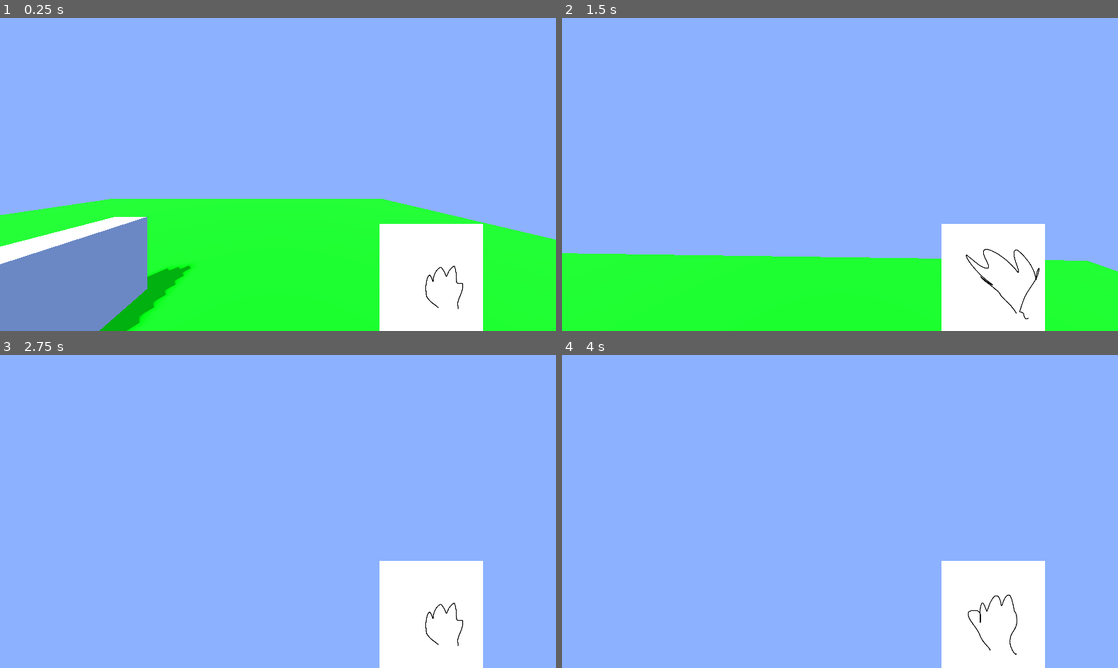
Above: before the commit, frames 1-4 (two rows, left to right).
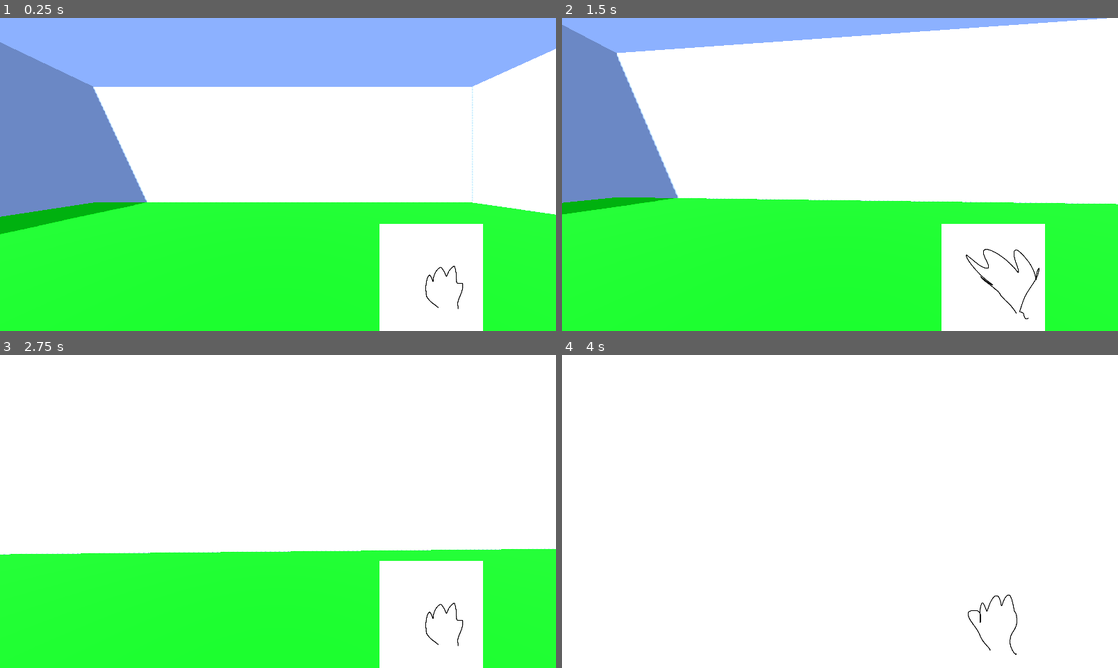
Above: after the commit, the same moments.

Repository: Agent-Maxwell/LudumDare56
Game: Godot game, scene res://world.tscn
Same seed, same stepped clock (60 frames per second), same inputs: the game is played once before the commit and once after it.
Inputs (mouse positions are in pixels of both pictures, inside the frame that each line leads up to):
- Up to frame 1 (0.25 s): no input
- Up to frame 2 (1.5 s): move the mouse to (867, 174) at 0.52 s; hold W (move_forwards) from 0.53 s (still down); click (867, 174) at 0.6 s; tap Space (jump) at 0.77 s; move the mouse to (812, 174) at 1.27 s; click (812, 174) at 1.35 s
- Up to frame 3 (2.75 s): keep holding W (move_forwards); tap Space (jump) at 1.52 s; move the mouse to (289, 505) at 2.02 s; click (289, 505) at 2.1 s
- Up to frame 4 (4 s): keep holding W (move_forwards); move the mouse to (834, 517) at 2.77 s; click (834, 517) at 2.85 s; tap Space (jump) at 3.02, 3.77 s; move the mouse to (878, 514) at 3.52 s; click (878, 514) at 3.6 s

The runs differ from the first frame. In frame 1, 51% of the frame differs, in the area x 0-100%, y 7-100%; in frame 2, 69%; in frame 3, 94%; in frame 4, 94%, in the area x 0-100%, y 0-100%.

Commit message:
cat update
player looking around changed, cat implemented

Diff:
--- /dev/null
+++ b/cat.gd
@@ -0,0 +1,19 @@
+extends RigidBody3D
+
+
+# Called when the node enters the scene tree for the first time.
+func _ready():
+	pass # Replace with function body.
+
+
+# Called every frame. 'delta' is the elapsed time since the previous frame.
+func _process(delta):
+	pass
+
+# player be like "what am i holding now"
+func type():
+	return "cat"
+
+# player be like "ok thx ur done"
+func grabbed():
+	queue_free()
--- /dev/null
+++ b/cat.tscn
@@ -0,0 +1,19 @@
+[gd_scene load_steps=4 format=3 uid="uid://y4dkkkvom4u8"]
+
+[ext_resource type="Script" path="res://cat.gd" id="1_fjgkt"]
+
+[sub_resource type="SphereMesh" id="SphereMesh_sir3u"]
+
+[sub_resource type="SphereShape3D" id="SphereShape3D_0k6tk"]
+radius = 0.502801
+
+[node name="Cat" type="RigidBody3D"]
+collision_layer = 4
+collision_mask = 5
+script = ExtResource("1_fjgkt")
+
+[node name="MeshInstance3D" type="MeshInstance3D" parent="."]
+mesh = SubResource("SphereMesh_sir3u")
+
+[node name="CollisionShape3D" type="CollisionShape3D" parent="."]
+shape = SubResource("SphereShape3D_0k6tk")
--- a/player.gd
+++ b/player.gd
@@ -1,39 +1,50 @@
 extends CharacterBody3D
 
-
 @onready var grabSprite = $CanvasLayer/HandBase/AnimatedSprite2D
-@onready var rayCast = $RayCast3D
+@onready var myRayCast = $Face/RayCast3D
 @onready var grabSound = $CatGrabSound
 
-
+# mouse/movement stuff
 const SPEED = 5.0
-const MOUSE_SENS = .02
+const MOUSE_SENS = .06
 const JUMP_VELOCITY = 4.5
 
 var can_grab = true
+var holding = ""
 var failed = false
 
+var catPrefab = preload("res://cat.tscn")
+
 func _ready():
-	Input.mouse_mode = Input.MOUSE_MODE_CAPTURED
+	Input.mouse_mode = Input.MOUSE_MODE_CAPTURED # gimme dat
 	grabSprite.animation_finished.connect(grab_animation_done)
 	$CanvasLayer/FailScreen/Panel/Button.button_up.connect(restart)
 
 func _input(event):
 	if failed:
 		return
+	# left/right rotation rotates entire player, up/down only rotates its "face" node
 	if event is InputEventMouseMotion:
 		rotation_degrees.y -= event.relative.x * MOUSE_SENS
-		rotation_degrees.x -= event.relative.y * MOUSE_SENS
+		$Face.rotation_degrees.x -= event.relative.y * MOUSE_SENS
+
+		# we must clamp vertical rotation
+		if ($Face.rotation_degrees.x < -90):
+			$Face.rotation_degrees.x = -90
+		if ($Face.rotation_degrees.x > 90):
+			$Face.rotation_degrees.x = 90
 
 func _process(delta):
+
+	# exit, restart, and click inputs
 	if Input.is_action_just_pressed("exit"):
 		get_tree().quit()
 	if Input.is_action_just_pressed("restart"):
 		restart()
 	if failed:
 		return
-	if Input.is_action_just_pressed("grab"):
-		grab()
+	if Input.is_action_just_pressed("click_action"):
+		click_action()
 
 
 
@@ -48,9 +59,7 @@
 	if Input.is_action_just_pressed("jump") and is_on_floor():
 		velocity.y = JUMP_VELOCITY
 
-	# Get the input direction and handle the movement/deceleration.
-	# As good practice, you should replace UI actions with custom gameplay actions.
-
+	# wasd input -> velocity
 	var input_dir := Input.get_vector("move_left", "move_right", "move_forwards", "move_backwards")
 	var direction := (transform.basis * Vector3(input_dir.x, 0, input_dir.y)).normalized()
 	if direction:
@@ -60,24 +69,41 @@
 		velocity.x = move_toward(velocity.x, 0, SPEED)
 		velocity.z = move_toward(velocity.z, 0, SPEED)
 
+	# velocity -> actually move
 	move_and_slide()
 
 func restart():
 	get_tree().reload_current_scene()
 
+func click_action():
+	if (holding == ""): # if hand is empty, attempt a grab
+		grab()
+	elif (holding == "cat"): # if hand is full (of cat), throw the cat
+		# setup cat instance
+		var catInst = catPrefab.instantiate()
+		var spawn_position = $Face.global_transform.origin + -$Face.global_transform.basis.z * 1 # face location + (face's forward vector * some distance)
+		catInst.global_transform.origin = spawn_position
+		catInst.linear_velocity = -$Face.global_transform.basis.z * 10 # set velocity to face's forward vector * throw speed
+		add_sibling(catInst) # it appears...
+		holding = "" # my hand is empty now ???!!
+
 func grab():
-	if !can_grab:
+	if !can_grab: # if grab animation is already playing, dont initiate another
 		return
 	can_grab = false
 	grabSprite.play("grab")
 	grabSound.play()
-	#if rayCast.isColliding() and rayCast.getCollider().has_method("grabbed"):
-	#	rayCast.getCollider().grab()
+	# if line of sight with a grabbable object, run its grab function and set 'holding' to its type
+	if myRayCast.is_colliding() and myRayCast.get_collider().has_method("grabbed"):
+		holding = myRayCast.get_collider().type()
+		myRayCast.get_collider().grabbed()
 
+# when grab animation finishes, we are clear for another grab (this is connected to the animation signal in _ready)
 func grab_animation_done():
 	can_grab = true
 	grabSprite.play("idle")
 
+# you fail
 func fail():
 	failed = true
 	$CanvasLayer/FailScreen.show()
--- a/player.tscn
+++ b/player.tscn
@@ -66,18 +66,19 @@
 collision_mask = 3
 script = ExtResource("1_cqcfi")
 
+[node name="Face" type="Node3D" parent="."]
+transform = Transform3D(1, 0, 0, 0, 1, 0, 0, 0, 1, 0, 1.5, 0)
+
+[node name="RayCast3D" type="RayCast3D" parent="Face"]
+target_position = Vector3(0, 0, -1000)
+collision_mask = 4
+
+[node name="Camera3D" type="Camera3D" parent="Face"]
+fov = 100.7
+
 [node name="CollisionShape3D" type="CollisionShape3D" parent="."]
 transform = Transform3D(1, 0, 0, 0, 1, 0, 0, 0, 1, 0, 1, 0)
 shape = SubResource("CapsuleShape3D_xgkp0")
-
-[node name="RayCast3D" type="RayCast3D" parent="."]
-transform = Transform3D(1, 0, 0, 0, 1, 0, 0, 0, 1, 0, 1.5, 0)
-target_position = Vector3(0, 0, -1000)
-collision_mask = 3
-
-[node name="Camera3D" type="Camera3D" parent="."]
-transform = Transform3D(1, 0, 0, 0, 1, 0, 0, 0, 1, 0, 1.5, 0)
-fov = 100.7
 
 [node name="CanvasLayer" type="CanvasLayer" parent="."]
 
--- a/project.godot
+++ b/project.godot
@@ -53,7 +53,7 @@
 "events": [Object(InputEventKey,"resource_local_to_scene":false,"resource_name":"","device":-1,"window_id":0,"alt_press …(192 unchanged characters)…
 ]
 }
-grab={
+click_action={
 "deadzone": 0.5,
 "events": [Object(InputEventMouseButton,"resource_local_to_scene":false,"resource_name":"","device":-1,"window_id":0,"a …(253 unchanged characters)…
 ]
@@ -68,3 +68,4 @@
 
 3d_physics/layer_1="environment"
 3d_physics/layer_2="characters"
+3d_physics/layer_3="objects"
--- a/world.tscn
+++ b/world.tscn
@@ -1,6 +1,7 @@
-[gd_scene load_steps=9 format=3 uid="uid://bec1hoklibvtm"]
+[gd_scene load_steps=10 format=3 uid="uid://bec1hoklibvtm"]
 
 [ext_resource type="PackedScene" uid="uid://rmhrq5qmmkuj" path="res://player.tscn" id="1_jfpvx"]
+[ext_resource type="PackedScene" uid="uid://y4dkkkvom4u8" path="res://cat.tscn" id="2_dv0n1"]
 
 [sub_resource type="StandardMaterial3D" id="StandardMaterial3D_2lxx6"]
 albedo_color = Color(0.0352941, 1, 0.0745098, 1)
@@ -8,7 +9,7 @@
 [sub_resource type="PlaneMesh" id="PlaneMesh_wldeh"]
 
 [sub_resource type="BoxShape3D" id="BoxShape3D_pcqxp"]
-size = Vector3(2.03857, 1, 2.06995)
+size = Vector3(2.09713, 1.20752, 2.06055)
 
 [sub_resource type="StandardMaterial3D" id="StandardMaterial3D_070dd"]
 metallic = 0.44
@@ -27,14 +28,15 @@
 [node name="Environment" type="Node3D" parent="."]
 
 [node name="Ground" type="MeshInstance3D" parent="Environment"]
-transform = Transform3D(8.64794, 0, 0, 0, 0.745164, 0, 0, 0, 8.38686, 0, 0, 0)
+transform = Transform3D(63.873, 0, 0, 0, 5.502, 0, 0, 0, 61.945, 0, 0, 0)
 material_override = SubResource("StandardMaterial3D_2lxx6")
 mesh = SubResource("PlaneMesh_wldeh")
 
 [node name="StaticBody3D" type="StaticBody3D" parent="Environment/Ground"]
+collision_mask = 7
 
 [node name="CollisionShape3D" type="CollisionShape3D" parent="Environment/Ground/StaticBody3D"]
-transform = Transform3D(1, 0, 0, 0, 1, 0, 0, 0, 0.999963, 0.00903322, -0.423164, 0.00224985)
+transform = Transform3D(1, 0, 0, 0, 1, 0, 0, 0, 0.999977, 0.0178044, -0.586059, -0.0239189)
 shape = SubResource("BoxShape3D_pcqxp")
 
 [node name="Fence" type="MeshInstance3D" parent="Environment"]
@@ -47,6 +49,46 @@
 [node name="CollisionShape3D" type="CollisionShape3D" parent="Environment/Fence/StaticBody3D"]
 shape = SubResource("ConcavePolygonShape3D_aohfv")
 
+[node name="BIG fence" type="MeshInstance3D" parent="Environment"]
+transform = Transform3D(12.3636, 0, 0, 0, 28.3561, 0, 0, 0, 121.319, -26.7701, 0.481763, 0)
+material_override = SubResource("StandardMaterial3D_070dd")
+mesh = SubResource("BoxMesh_vxh1j")
+
+[node name="StaticBody3D" type="StaticBody3D" parent="Environment/BIG fence"]
+
+[node name="CollisionShape3D" type="CollisionShape3D" parent="Environment/BIG fence/StaticBody3D"]
+shape = SubResource("ConcavePolygonShape3D_aohfv")
+
+[node name="BIG fence2" type="MeshInstance3D" parent="Environment"]
+transform = Transform3D(12.3636, 0, 0, 0, 28.3561, 0, 0, 0, 121.319, 33.5348, 0.481763, 0)
+material_override = SubResource("StandardMaterial3D_070dd")
+mesh = SubResource("BoxMesh_vxh1j")
+
+[node name="StaticBody3D" type="StaticBody3D" parent="Environment/BIG fence2"]
+
+[node name="CollisionShape3D" type="CollisionShape3D" parent="Environment/BIG fence2/StaticBody3D"]
+shape = SubResource("ConcavePolygonShape3D_aohfv")
+
+[node name="BIG fence3" type="MeshInstance3D" parent="Environment"]
+transform = Transform3D(-5.40431e-07, 0, 121.319, 0, 28.3561, 0, -12.3636, 0, -5.30304e-06, 0.408614, 0.481763, -22.5852)
+material_override = SubResource("StandardMaterial3D_070dd")
+mesh = SubResource("BoxMesh_vxh1j")
+
+[node name="StaticBody3D" type="StaticBody3D" parent="Environment/BIG fence3"]
+
+[node name="CollisionShape3D" type="CollisionShape3D" parent="Environment/BIG fence3/StaticBody3D"]
+shape = SubResource("ConcavePolygonShape3D_aohfv")
+
+[node name="BIG fence4" type="MeshInstance3D" parent="Environment"]
+transform = Transform3D(-5.40431e-07, 0, 121.319, 0, 28.3561, 0, -12.3636, 0, -5.30304e-06, 0.408617, 0.481763, 34.7795)
+material_override = SubResource("StandardMaterial3D_070dd")
+mesh = SubResource("BoxMesh_vxh1j")
+
+[node name="StaticBody3D" type="StaticBody3D" parent="Environment/BIG fence4"]
+
+[node name="CollisionShape3D" type="CollisionShape3D" parent="Environment/BIG fence4/StaticBody3D"]
+shape = SubResource("ConcavePolygonShape3D_aohfv")
+
 [node name="WorldEnvironment" type="WorldEnvironment" parent="."]
 environment = SubResource("Environment_sfw5c")
 
@@ -55,4 +97,13 @@
 shadow_enabled = true
 
 [node name="Player" parent="." instance=ExtResource("1_jfpvx")]
-transform = Transform3D(1, 0, 0, 0, 1, 0, 0, 0, 1, 2, 0, 0)
+transform = Transform3D(1, 0, 0, 0, 1, 0, 0, 0, 1, 2.76998, 2.33752, 0)
+
+[node name="Cat" parent="." instance=ExtResource("2_dv0n1")]
+transform = Transform3D(1, 0, 0, 0, 1, 0, 0, 0, 1, 1.30181, 1.79381, 0.201881)
+
+[node name="Cat2" parent="." instance=ExtResource("2_dv0n1")]
+transform = Transform3D(1, 0, 0, 0, 1, 0, 0, 0, 1, 1.30181, 1.79381, 1.80593)
+
+[node name="Cat3" parent="." instance=ExtResource("2_dv0n1")]
+transform = Transform3D(1, 0, 0, 0, 1, 0, 0, 0, 1, -1.4853, 1.79381, 1.80593)
Not shown, added: worFA28.tmp
